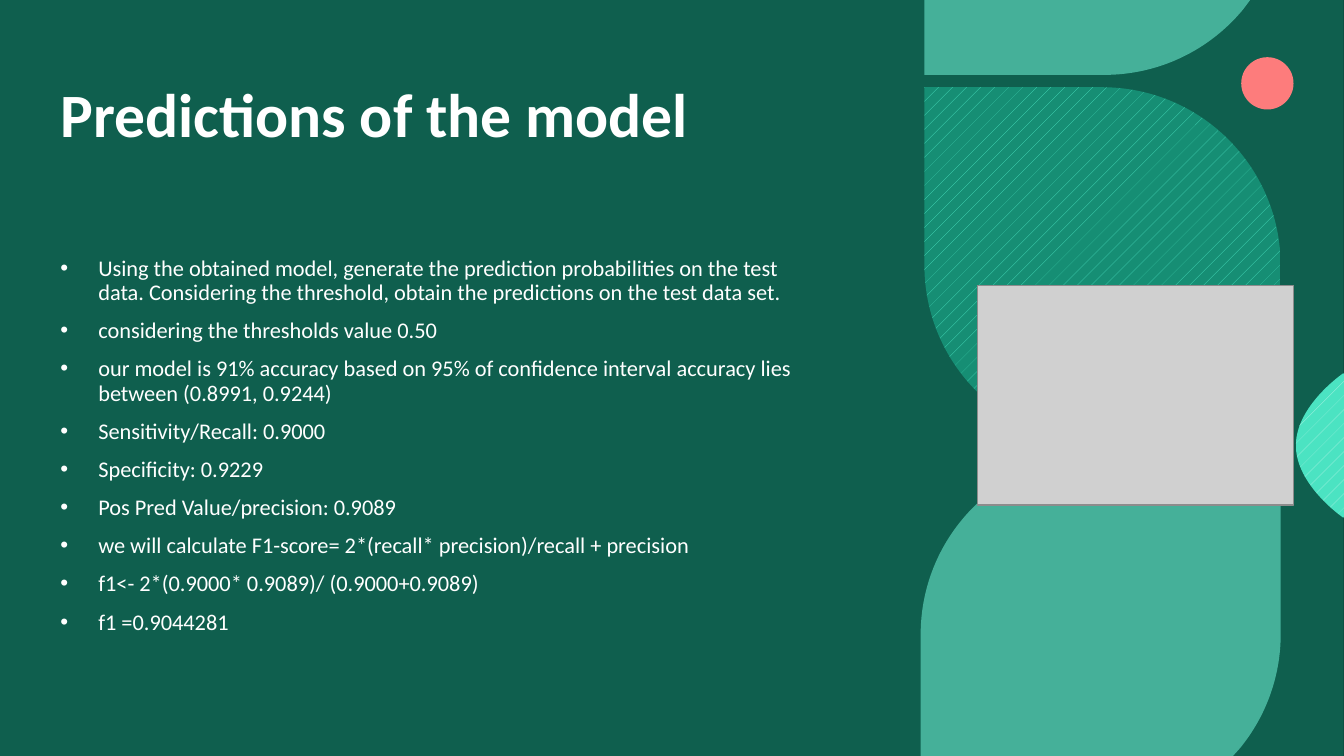
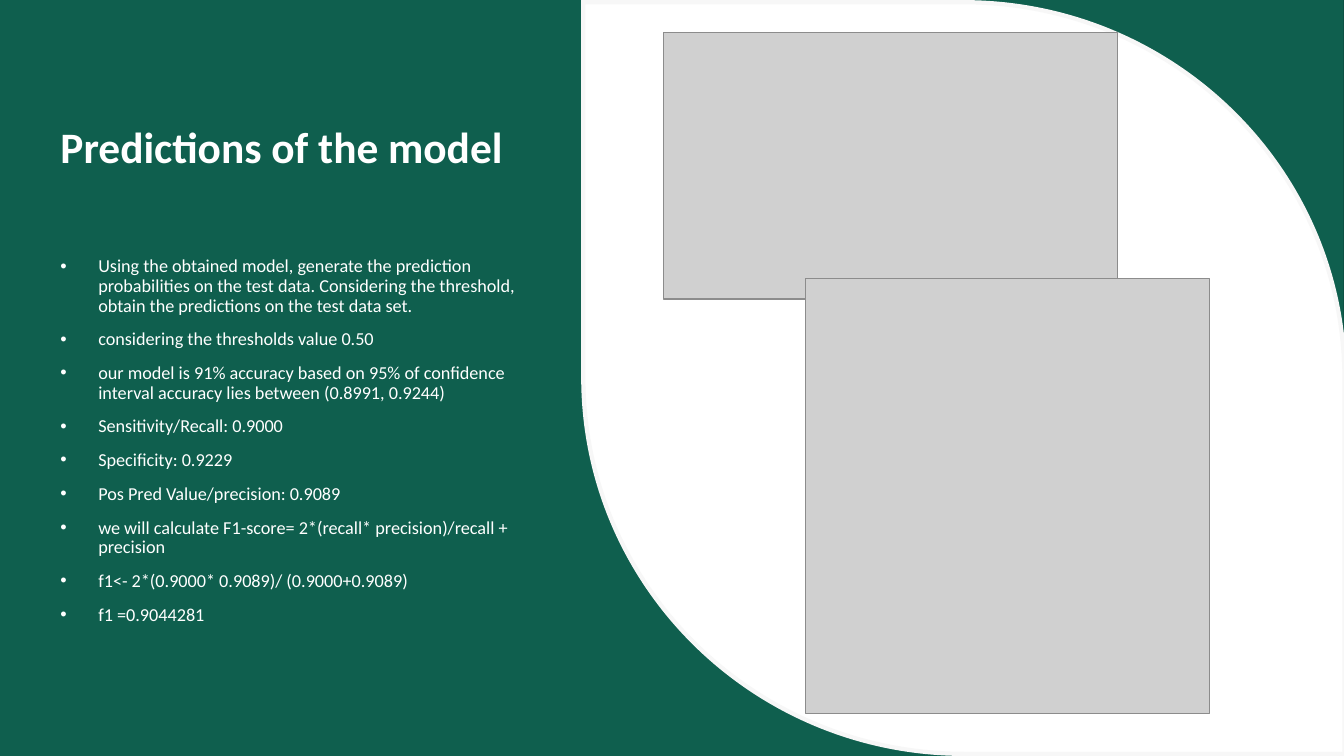
Before and after one commit to rahkum96/Supervised-Mchine-Learning, a slide deck: slide 11 of Ad-Clicked Web-Dataset/Ad-Clicking.pptx (slide 7 before the commit). Drawn at 1344x756 pixels with LibreOffice and Linux fonts; fonts in the diff are those of the drawing; grey boxes stand for pictures; background and template pictures are left out. Boxes give left, top, right and bottom in pixels: in the first picture for what was removed or moved away, otherwise in the second. Text is boxed around its words. In the diff, an @@ line names an element or a change of style, - is before the commit and + after.

```diff
--- a/Ad-Clicked Web-Dataset/Ad-Clicking.pptx
+++ b/Ad-Clicked Web-Dataset/Ad-Clicking.pptx
@@ rectangle removed at (0,0,1344,756) @@
@@ rectangle added at (0,0,1344,756), fill #09392F @@
@@ rectangle added at (0,0,1344,756), fill #18997E at 40% opacity @@
@@ freeform shape added at (584,2,1344,754), fill #FFFFFF, outline #F7F7F7 3 pt @@
@@ picture: place and size @@
-picture at (978,285,1294,505)
+picture at (664,32,1118,299)
@@ ellipse removed at (1241,57,1294,110) @@
@@ title "Predictions of the model" at (60,132,502,164): size 44 to 31 pt @@
@@ freeform shape removed at (925,88,1280,444) @@
@@ text "Using the obtained model, generate ..." at (98,259,514,621): size 16 to 13 pt @@
@@ picture added at (806,278,1210,714) @@
```
Also in this commit, not shown: 7 other slides changed, 7 slides added, 1 slide removed.
